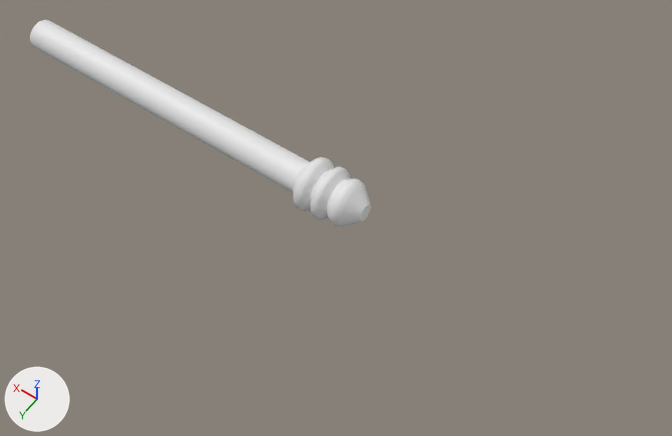
The Blender file obj_chestKey_anyaGupta_01.blend as it was, and as the next commit left it.
Rendered twice from a 50 mm lens placed at (-26.7, 26.8, 40.2), pointed at (-7.7, 0.3, -1.5). Lighting does not change. The marker at lower left points along +X, +Y and +Z. The picture after the commit comes second.
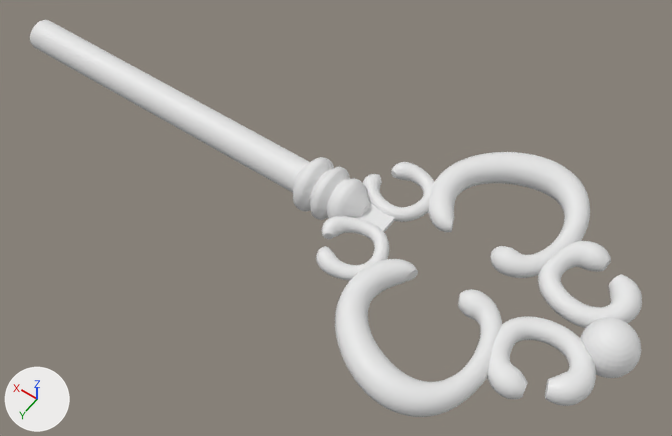
Pixel boxes (x1, y1, x2, y2) of what changed, in the pictures (672 x 436 px):
'NurbsPath.001', added: after (335, 152, 590, 417)
'NurbsPath.002', added: after (487, 241, 642, 406)
'NurbsPath', added: after (316, 162, 434, 281)
'Sphere', added: after (580, 318, 641, 378)
'Plane', added: after (357, 202, 395, 232)

Patch to the scene script:
```diff
--- a/obj_chestKey_anyaGupta_01.blend.py
+++ b/obj_chestKey_anyaGupta_01.blend.py
@@ me_sphere @@
+me_sphere.from_pydata(...)  # a UV sphere (32 segments, 16 rings, poles along z) spanning x -1.0..1.0, y -1.0..1.0, z -1.0..1.0
@@ me_plane @@
+me_plane.from_pydata(...)  # a box spanning x -1.0..1.0, y -1.0..1.0, z -0.24..0.0
@@ cu_nurbspath_002 @@
+cu_nurbspath_002 = bpy.data.curves.new('NurbsPath.002', 'CURVE')
+cu_nurbspath_002.dimensions = '3D'
+_sp = cu_nurbspath_002.splines.new('NURBS'); _sp.points.add(8)
+_sp.points.foreach_set('co', [-22.65, 3.827, 0.013, 1.0, -23.56, 3.445, 0.0227, 1.0, -24.15, 2.404, 0.0032, 1.0, -23.05, 0.327, 0.0032, 1.0, -19.75, 1.138, 0.0032, 1.0, -19.39, 2.793, 0.0032, 1.0, -20.12, 4.676, 0.0032, 1.0, -21.25, 4.579, -0.0185, 1.0, -21.84, 4.474, -0.0332, 1.0])
+_sp.points.foreach_set('radius', [0.958, 1.944, 1.16, 1.16, 1.16, 1.16, 1.16, 1.921, 0.769])
+_sp.order_u = 5
+_sp.order_v = 0
+_sp.use_endpoint_u = True
+cu_nurbspath_002.use_path = True
+cu_nurbspath_002.bevel_depth = 0.5
+cu_nurbspath_002.fill_mode = 'FULL'
+cu_nurbspath_002.use_fill_caps = True
@@ cu_nurbspath_001 @@
+cu_nurbspath_001 = bpy.data.curves.new('NurbsPath.001', 'CURVE')
+cu_nurbspath_001.dimensions = '3D'
+_sp = cu_nurbspath_001.splines.new('NURBS'); _sp.points.add(8)
+_sp.points.foreach_set('co', [-31.88, 1.931, 0.0, 1.0, -32.32, 1.695, 0.0, 1.0, -33.32, 1.43, 0.0, 1.0, -34.69, 2.37, 0.0, 1.0, -35.13, 7.207, -0.0281, 1.0, -31.27, 9.641, 0.086, 1.0, -25.52, 4.967, 0.00494, 1.0, -28.39, 1.727, -0.0429, 1.0, -29.1, 2.005, 0.00514, 1.0])
+_sp.points.foreach_set('radius', [0.616, 1.676, 1.0, 1.0, 1.0, 2.373, 1.0, 1.656, 0.663])
+_sp.order_u = 5
+_sp.order_v = 0
+_sp.use_endpoint_u = True
+cu_nurbspath_001.use_path = True
+cu_nurbspath_001.bevel_depth = 0.55
+cu_nurbspath_001.fill_mode = 'FULL'
+cu_nurbspath_001.use_fill_caps = True
@@ cu_nurbspath @@
+cu_nurbspath = bpy.data.curves.new('NurbsPath', 'CURVE')
+cu_nurbspath.dimensions = '3D'
+_sp = cu_nurbspath.splines.new('NURBS'); _sp.points.add(8)
+_sp.points.foreach_set('co', [-24.48, 3.244, 0.0, 1.0, -24.6, 3.713, 0.0, 1.0, -25.22, 4.242, 0.0, 1.0, -27.69, 3.778, 0.0, 1.0, -26.97, 0.936, 0.0, 1.0, -25.54, 0.637, 0.0, 1.0, -23.92, 1.277, 0.0, 1.0, -23.75, 2.074, 0.00256, 1.0, -24.05, 2.482, 0.00256, 1.0])
+_sp.points.foreach_set('radius', [0.616, 1.676, 1.0, 1.0, 1.0, 1.0, 1.0, 1.656, 0.663])
+_sp.order_u = 5
+_sp.order_v = 0
+_sp.use_endpoint_u = True
+cu_nurbspath.use_path = True
+cu_nurbspath.bevel_depth = 0.4
+cu_nurbspath.fill_mode = 'FULL'
+cu_nurbspath.use_fill_caps = True
@@ ob_sphere @@
+ob_sphere = bpy.data.objects.new('Sphere', me_sphere)
+ob_sphere.location = (-24.13, 0.0, 0.0)
+ob_sphere.scale = (1.48, 1.48, 1.48)
@@ ob_nurbspath_002 @@
+ob_nurbspath_002 = bpy.data.objects.new('NurbsPath.002', cu_nurbspath_002)
+ob_nurbspath_002.location = (0.0, 0.0, 0.0)
+_m = ob_nurbspath_002.modifiers.new('Mirror', 'MIRROR')
+_m.use_axis = (False, True, False)
@@ ob_nurbspath_001 @@
+ob_nurbspath_001 = bpy.data.objects.new('NurbsPath.001', cu_nurbspath_001)
+ob_nurbspath_001.location = (15.22, 0.0, 0.0)
+_m = ob_nurbspath_001.modifiers.new('Mirror', 'MIRROR')
+_m.use_axis = (False, True, False)
@@ ob_nurbspath @@
+ob_nurbspath = bpy.data.objects.new('NurbsPath', cu_nurbspath)
+ob_nurbspath.location = (15.22, 0.0, 0.0)
+_m = ob_nurbspath.modifiers.new('Mirror', 'MIRROR')
+_m.use_axis = (False, True, False)
@@ ob_plane @@
+ob_plane = bpy.data.objects.new('Plane', me_plane)
+ob_plane.location = (-9.9, 0.0, 0.14)
+ob_plane.scale = (1.17, 1.17, 1.17)
```
